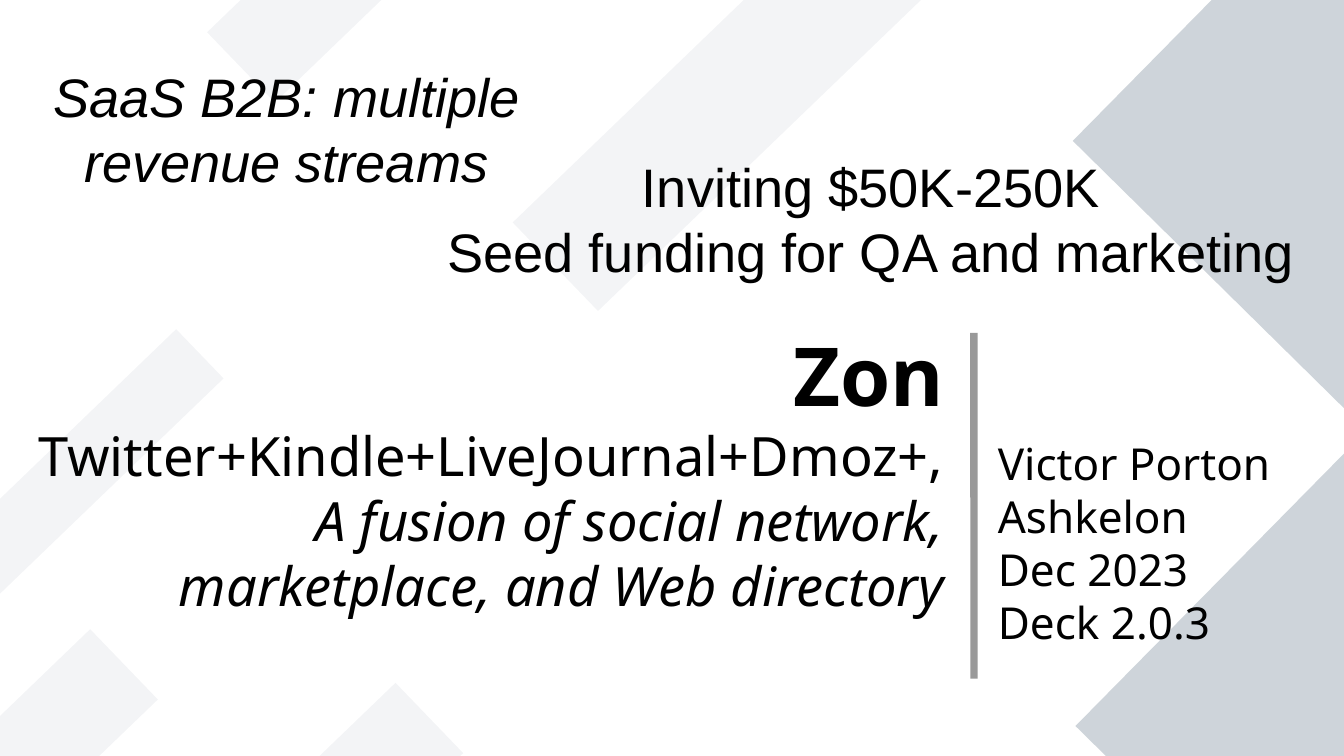
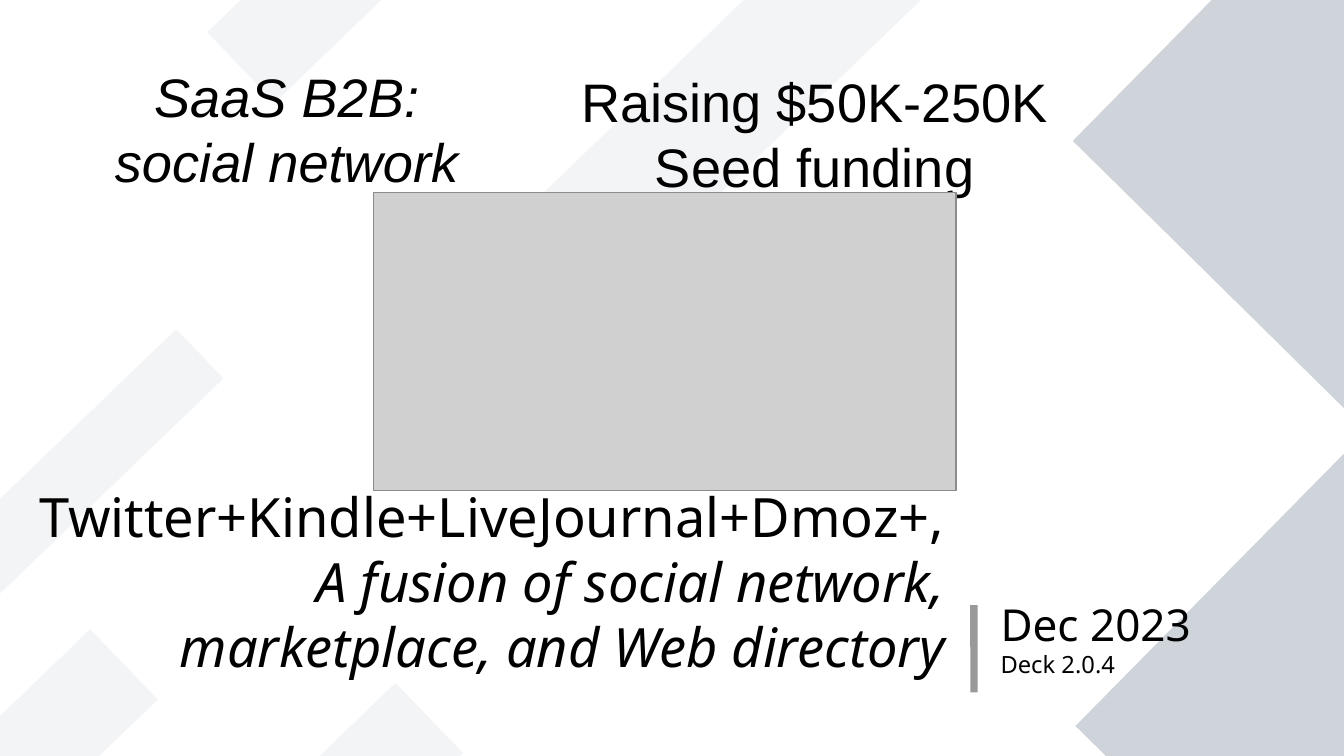
Before and after one commit to vporton/zondirectory2, a slide deck: slide 1 of docs/presentation.odp. Drawn at 1344x756 pixels with LibreOffice and Linux fonts; fonts in the diff are those of the drawing; grey boxes stand for pictures. Boxes give left, top, right and bottom in pixels: in the first picture for what was removed or moved away, otherwise in the second. Text is boxed around its words. In the diff, an @@ line names an element or a change of style, - is before the commit and + after.

```diff
--- a/docs/presentation.odp
+++ b/docs/presentation.odp
@@ text at (115, 79, 458, 183): text changed @@
-SaaS B2B: multiple
-revenue streams
+SaaS B2B:
+social network
@@ text at (581, 81, 1048, 197): text changed @@
-Inviting $50K-250K
-Seed funding for QA and marketing
+Raising $50K-250K
+Seed funding
@@ picture added at (373, 193, 956, 491) @@
@@ text at (794, 348, 945, 407): paragraph removed @@
-Zon
@@ line removed from (974, 333) to (974, 678) @@
@@ text at (998, 447, 1270, 534): paragraph removed @@
-Victor Porton Ashkelon
@@ text "Twitter+Kindle+LiveJournal+Dmoz+,": place and size @@
-text "Twitter+Kindle+LiveJournal+Dmoz+," at (38, 348, 945, 619)
+text "Twitter+Kindle+LiveJournal+Dmoz+," at (39, 486, 945, 680)
@@ text "Dec 2023": place and size @@
-text "Dec 2023" at (998, 447, 1270, 650)
+text "Dec 2023" at (1001, 609, 1191, 674)
@@ line added from (974, 605) to (974, 693), #999999 4.31 pt @@
@@ text at (1001, 655, 1114, 674): text changed; size 26 to 14 pt @@
-Deck 2.0.3
+Deck 2.0.4
```
Also in this commit, not shown: 1 other slide changed, 5 other files.
